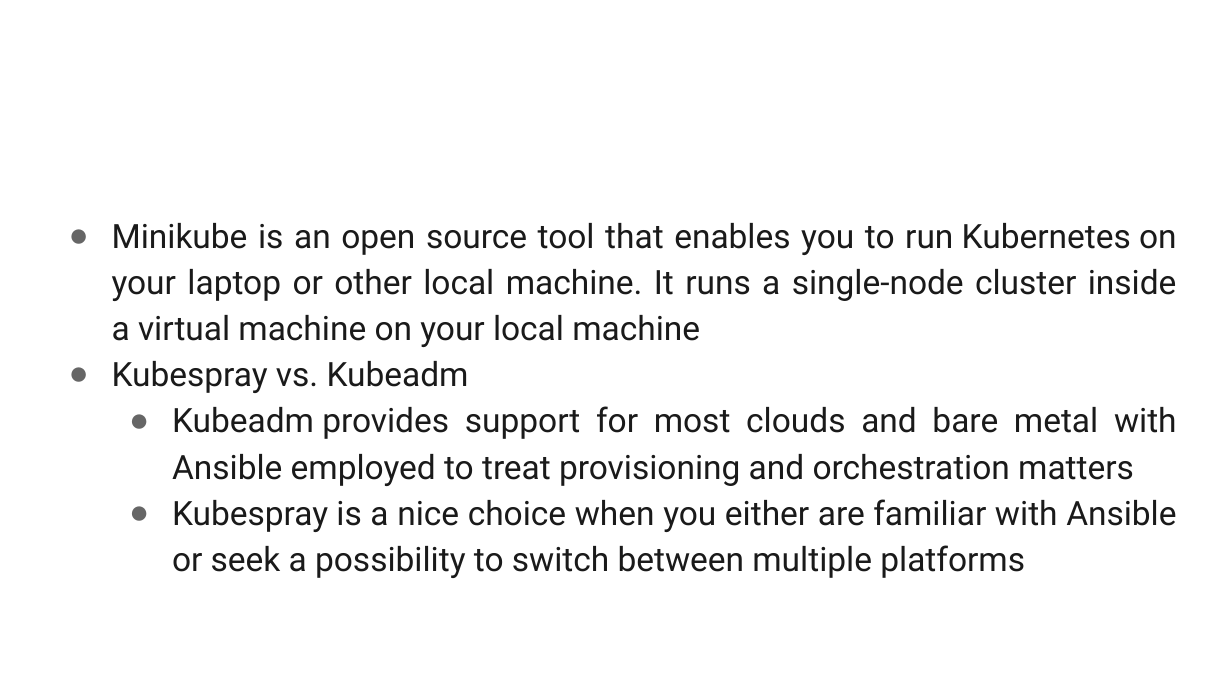
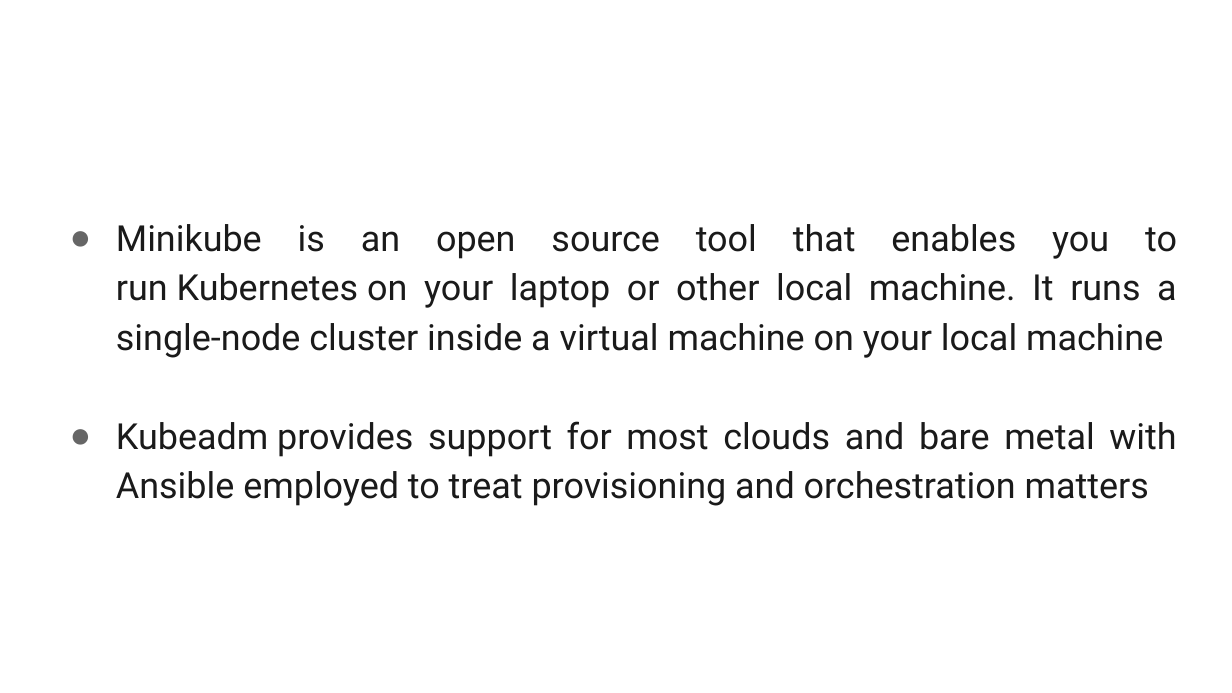
Before and after one commit to AutomatedIT/presentations, a slide deck: slide 14 of KubernetesMinikubeHelm_1.pptx (slide 11 before the commit). Drawn at 1232x693 pixels with LibreOffice and Linux fonts; fonts in the diff are those of the drawing; background and template pictures are left out. Boxes give left, top, right and bottom in pixels: in the first picture for what was removed or moved away, otherwise in the second. Text is boxed around its words. In the diff, an @@ line names an element or a change of style, - is before the commit and + after.

```diff
--- a/KubernetesMinikubeHelm_1.pptx
+++ b/KubernetesMinikubeHelm_1.pptx
@@ text "Minikube is an open source ..." at (116, 224, 1177, 506): size 19.5 to 21 pt; indent changed; list level 2 to 1 in "Kubeadm provides support for most ..." @@
@@ text at (112, 361, 469, 393): paragraph removed @@
-● Kubespray vs. Kubeadm
@@ text at (172, 499, 1176, 578): paragraph removed @@
-  ● Kubespray is a nice choice when you either are familiar with Ansible or seek a possibility to switch between multiple platforms
```
Also in this commit, not shown: 5 other slides changed, 1 other file.
